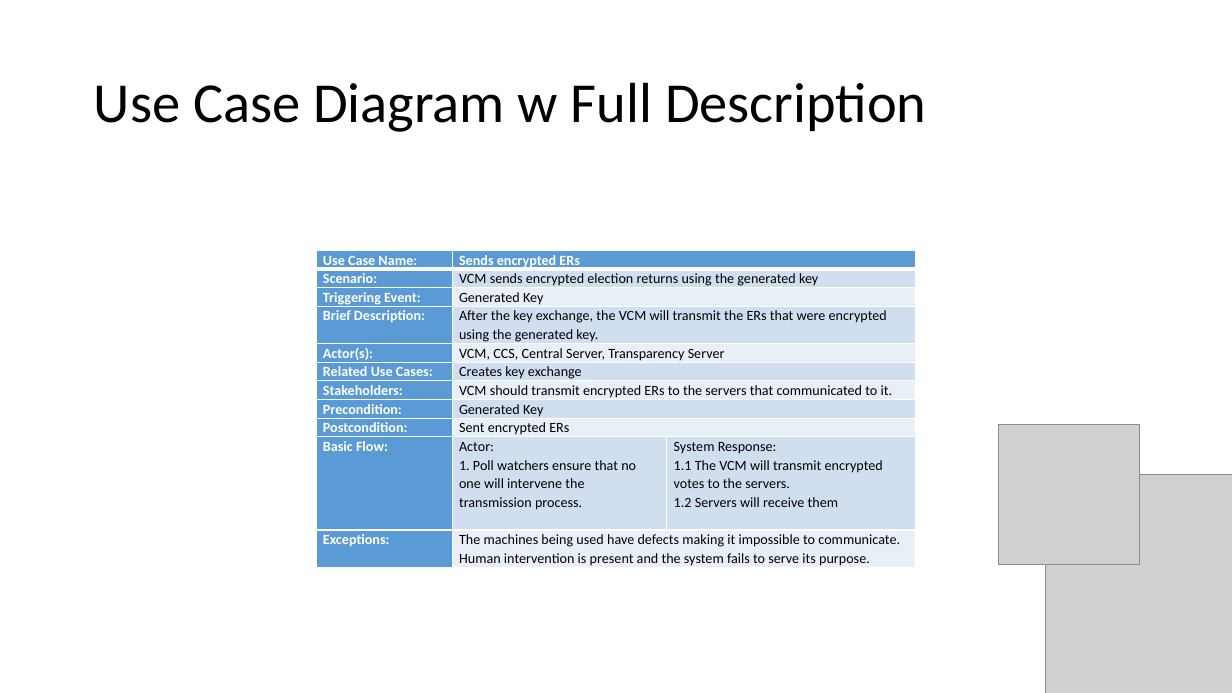
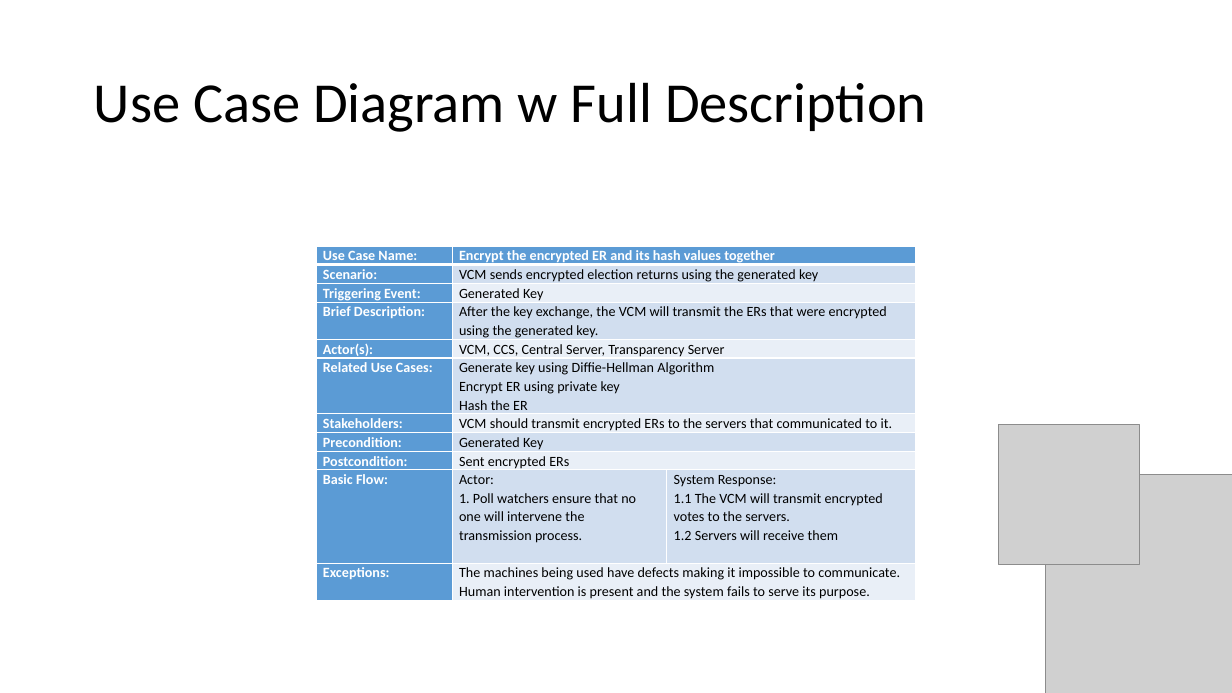
Before and after one commit to seans888/Project---Automate-Election, a slide deck: slide 24 of Documentation/Research Paper/AES diagrams.pptx (slide 21 before the commit). Drawn at 1232x693 pixels with LibreOffice and Linux fonts; fonts in the diff are those of the drawing; grey boxes stand for pictures. Boxes give left, top, right and bottom in pixels: in the first picture for what was removed or moved away, otherwise in the second. Text is boxed around its words. In the diff, an @@ line names an element or a change of style, - is before the commit and + after.

```diff
--- a/Documentation/Research Paper/AES diagrams.pptx
+++ b/Documentation/Research Paper/AES diagrams.pptx
@@ table at (x1=316, y1=246, x2=916, y2=603) @@
-row 1, column 2: Sends encrypted ERs
+row 1, column 2: Encrypt the encrypted ER and its hash values together
-row 6, column 2: Creates key exchange
+row 6, column 2: Generate key using Diffie-Hellman Algorithm / Encrypt ER using private key / Hash the ER
@@ table resized from (x1=316, y1=250, x2=916, y2=570) to (x1=316, y1=246, x2=916, y2=603) @@
```
Also in this commit, not shown: 18 other slides changed, 8 slides added, 2 slides removed.
